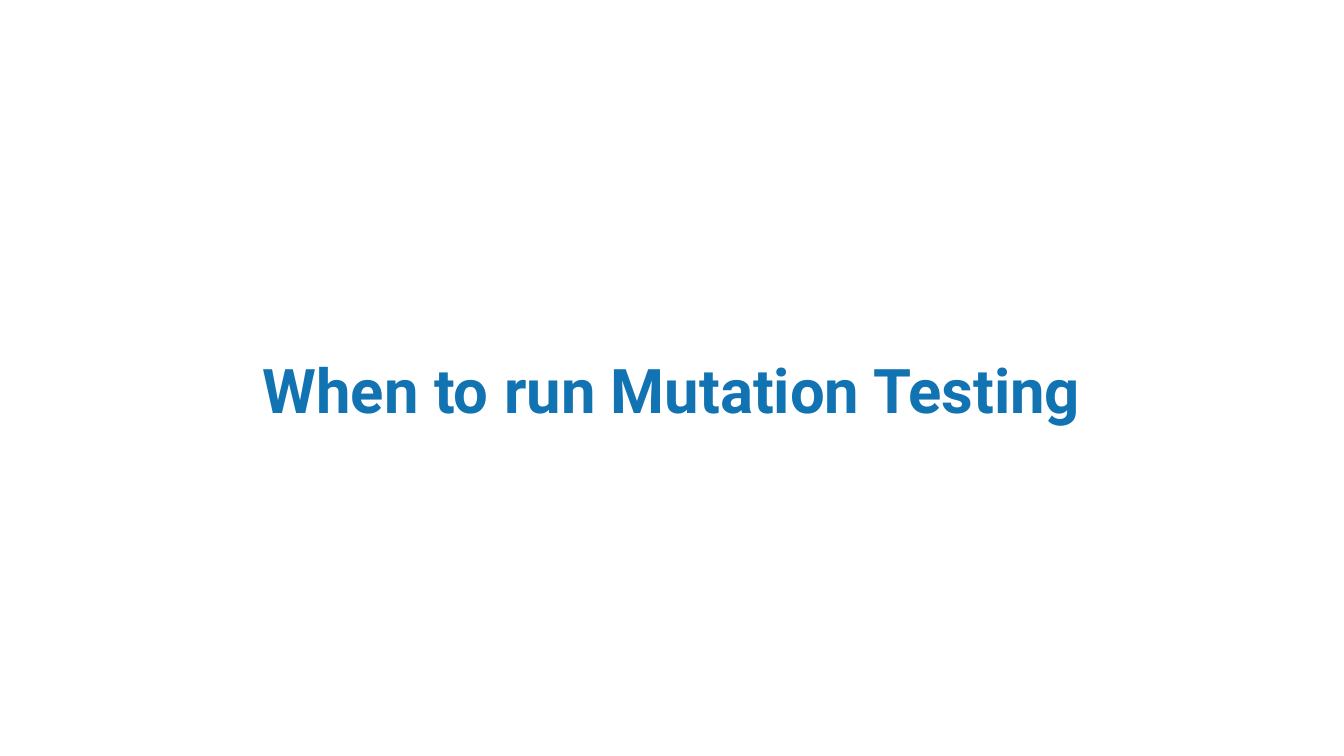
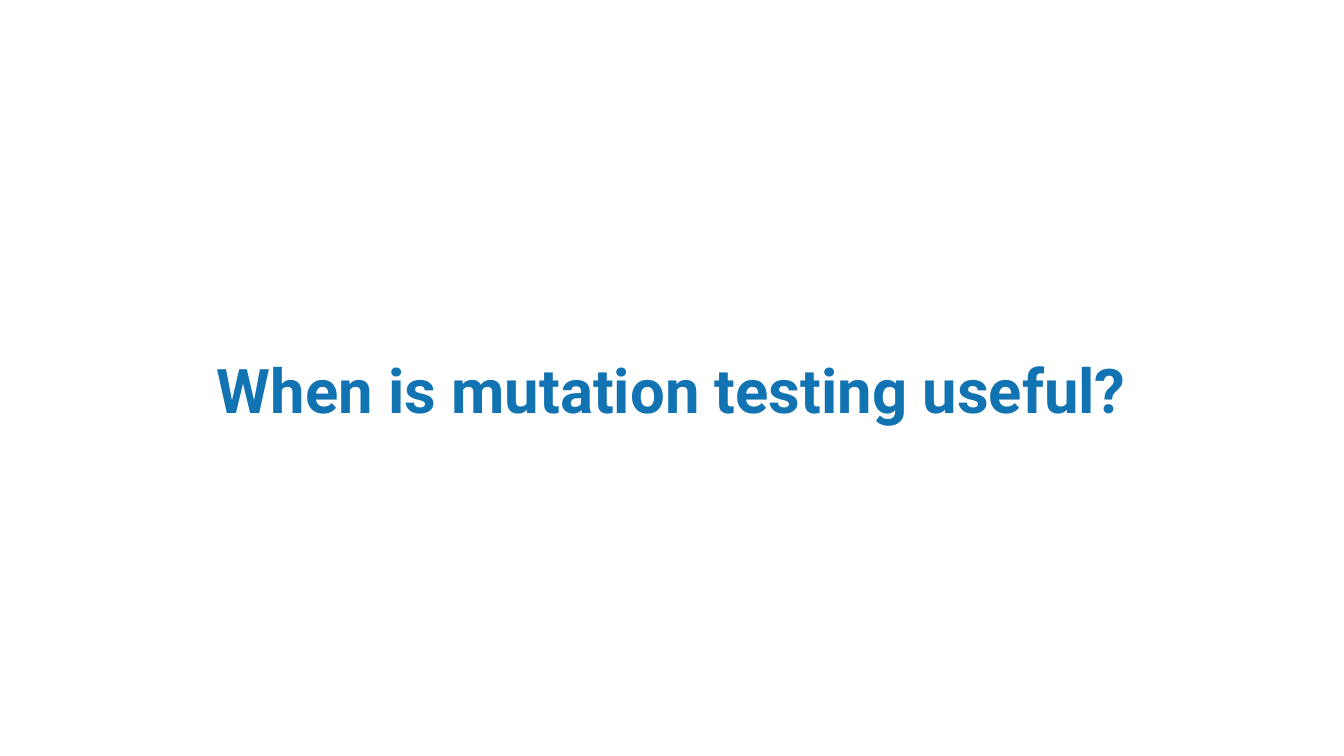
Before and after one commit to MatthewYKnowles/dev-nexus-2020, a slide deck: slide 18 of Who Watches the Watchmen Dev Nexus 2020.pptx. Drawn at 1344x756 pixels with LibreOffice and Linux fonts; fonts in the diff are those of the drawing; background and template pictures are left out. Boxes give left, top, right and bottom in pixels: in the first picture for what was removed or moved away, otherwise in the second. Text is boxed around its words. In the diff, an @@ line names an element or a change of style, - is before the commit and + after.

```diff
--- a/Who Watches the Watchmen Dev Nexus 2020.pptx
+++ b/Who Watches the Watchmen Dev Nexus 2020.pptx
@@ title at [217, 366, 1126, 426]: text changed @@
-When to run Mutation Testing
+When is mutation testing useful?
```
Also in this commit, not shown: 7 other slides changed, 1 slide added, 1 slide removed, 1 other file.
